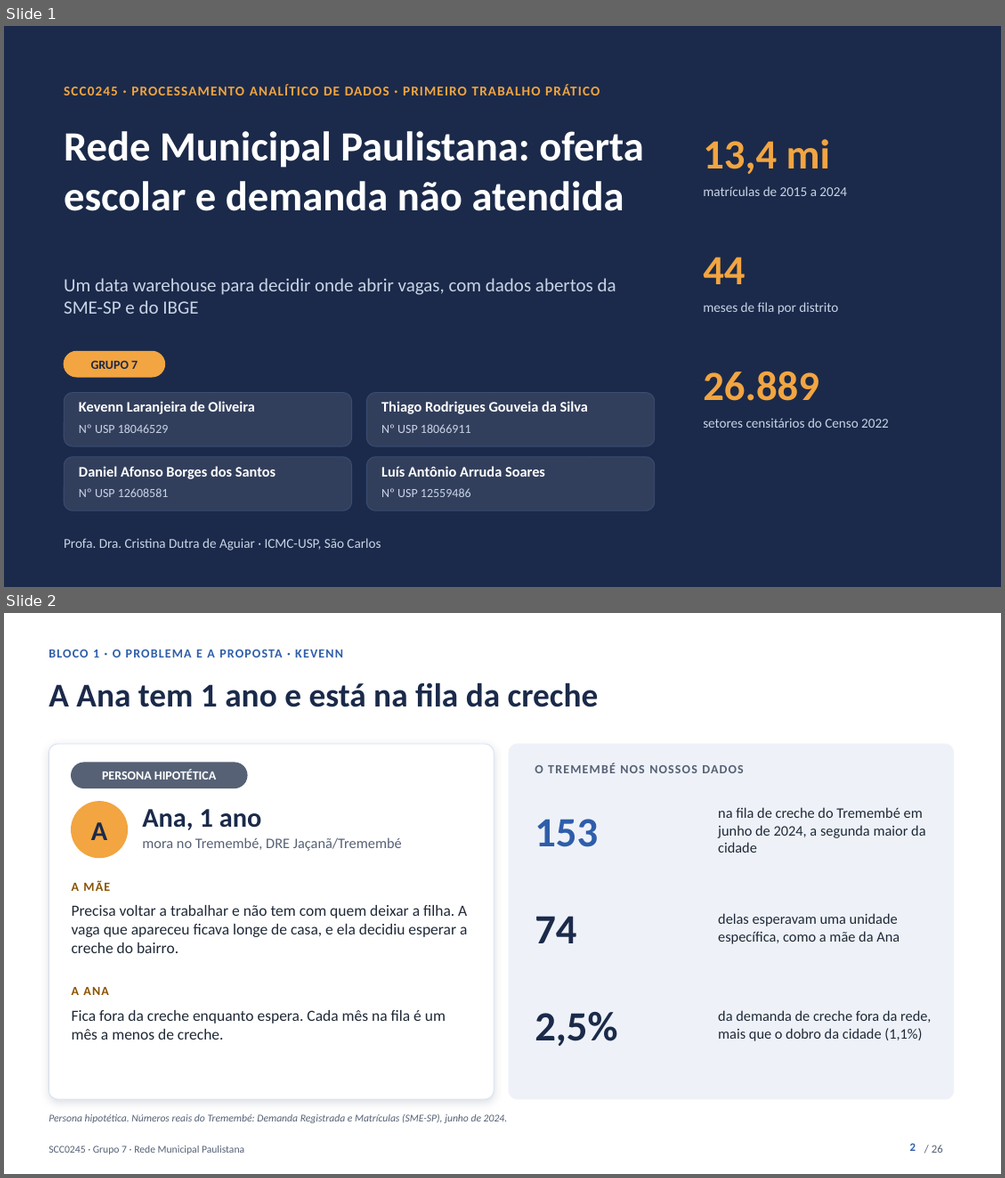
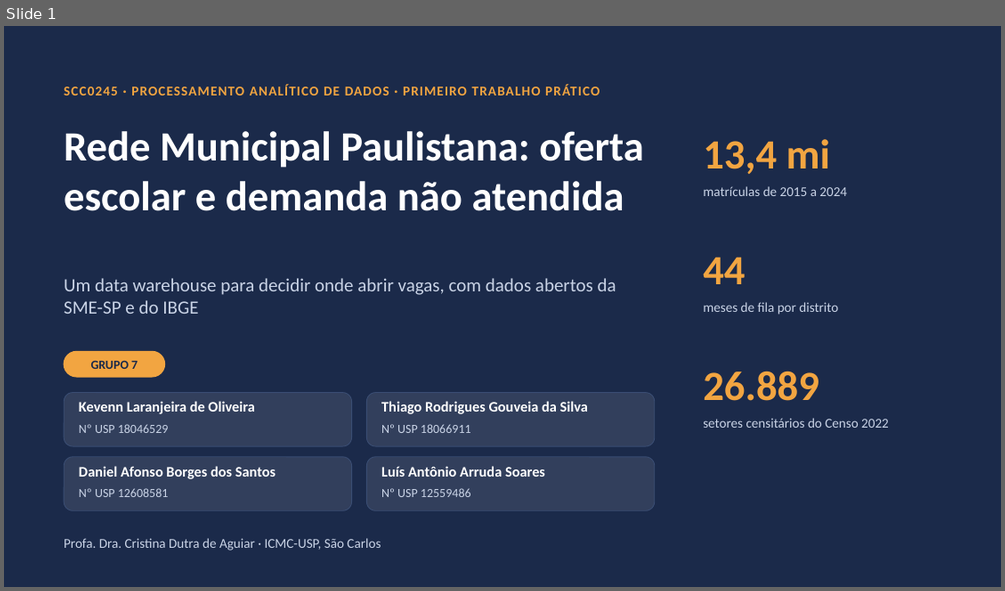
Before and after one commit to kevennlaranjeira/OLAP2026, a slide deck: docs/apresentacao/apresentacao-projeto1.pptx. Shown one above the other, each under a label of ours: slides 1 and 2 before the commit, slide 1 after it. The pictures are 1005x1178 and 1005x591 pixels, drawn with LibreOffice and Linux fonts; fonts in the diff are those of the drawing. Boxes give left, top, right and bottom in pixels: in the first picture for what was removed or moved away, otherwise in the second. Text is boxed around its words. In the diff, an @@ line names an element or a change of style, - is before the commit and + after.

Commit message:
docs(apresentacao): abertura sem persona, com a queda da fila e o que a proposta melhora (#16)
A história da Ana sai da apresentação. O bloco 1 agora segue uma linha:
- a fila de creche caiu 97% de 2015 a 2024, mas 3.633 crianças ainda esperavam;
- um slide escuro pergunta à plateia "e se fosse o seu filho?" (a criança fora da creche, o trabalho, a casa);
- o problema é onde abrir vaga: 2.502 das 3.633 esperavam uma unidade específica, e quem aceita qualquer unidade não esperava mais de 30 dias.

Dois slides novos mostram como a proposta ajuda a fila a cair mais. "Hoje, os dados se repetem e não conversam" traz quatro casos reais da nossa carga: 38.869 matrículas de creche que pareciam ativas em 2022, 193 códigos para 4.011 escolas em 2024, totais da fila que não fecham e zero que não é zero. "Consultas mais confiáveis e mais rápidas" traz o que medimos: 0,42 s para as oito consultas, 3,5 min de carga, 14 verificações e menos de 1% de diferença entre as bases.

O bloco 4 troca o fim da Ana por um exemplo (Grajaú e Tremembé) e pela volta à pergunta do começo. O bloco 1 fica com 7 minutos e os outros com 5. Os docs registram o tempo das consultas e a nova divisão. pptx, HTML e PDF vão para 28 slides.

```diff
--- a/docs/apresentacao/apresentacao-projeto1.pptx
+++ b/docs/apresentacao/apresentacao-projeto1.pptx
@@ slide 2 removed at [4, 613, 1001, 1174], background #FFFFFF @@
@@ text removed at [48, 649, 343, 657] @@
-BLOCO 1 · O PROBLEMA E A PROPOSTA · KEVENN
@@ text removed at [48, 682, 599, 707] @@
-A Ana tem 1 ano e está na fila da creche
@@ rounded rectangle removed at [48, 744, 494, 1099] @@
@@ rounded rectangle removed at [509, 744, 954, 1099] @@
@@ rounded rectangle removed at [72, 763, 247, 788] @@
@@ text removed at [102, 770, 216, 779] @@
-PERSONA HIPOTÉTICA
@@ text removed at [534, 763, 743, 773] @@
-O TREMEMBÉ NOS NOSSOS DADOS
@@ ellipse removed at [72, 802, 128, 858] @@
@@ text removed at [91, 822, 107, 840] @@
-A
@@ text removed at [142, 809, 262, 830] @@
-Ana, 1 ano
@@ text removed at [534, 819, 598, 847] @@
-153
@@ text removed at [718, 807, 925, 852] @@
-na fila de creche do Tremembé em junho de 2024, a segunda maior da cidade
@@ text removed at [142, 837, 402, 851] @@
-mora no Tremembé, DRE Jaçanã/Tremembé
@@ text removed at [72, 880, 110, 891] @@
-A MÃE
@@ text removed at [72, 905, 467, 953] @@
-Precisa voltar a trabalhar e não tem com quem deixar a filha. A vaga que apareceu ficava longe de casa, e ela decidiu esperar a creche do bairro.
@@ text removed at [534, 916, 576, 943] @@
-74
@@ text removed at [718, 913, 899, 944] @@
-delas esperavam uma unidade específica, como a mãe da Ana
@@ text removed at [72, 987, 108, 995] @@
-A ANA
@@ text removed at [72, 1010, 445, 1039] @@
-Fica fora da creche enquanto espera. Cada mês na fila é um mês a menos de creche.
@@ text removed at [534, 1012, 617, 1046] @@
-2,5%
@@ text removed at [718, 1010, 930, 1041] @@
-da demanda de creche fora da rede, mais que o dobro da cidade (1,1%)
@@ text removed at [48, 1114, 508, 1123] @@
-Persona hipotética. Números reais do Tremembé: Demanda Registrada e Matrículas (SME-SP), junho de 2024.
@@ text removed at [48, 1145, 244, 1154] @@
-SCC0245 · Grupo 7 · Rede Municipal Paulistana
@@ page number removed at [910, 1143, 915, 1151] @@
-2
@@ text removed at [931, 1144, 943, 1152] @@
-/ 26
```
Also in this commit, not shown: 24 slides changed, 3 slides added, 9 other files.
